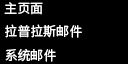
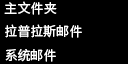
The second 128 × 64 image is a revision of the first. Changes to its layers:
renamed "主页面 拉普拉斯邮件 系统邮件" to "主文件夹 拉普拉斯邮件 系统邮件", painted on it over [18, 1, 57, 15]
